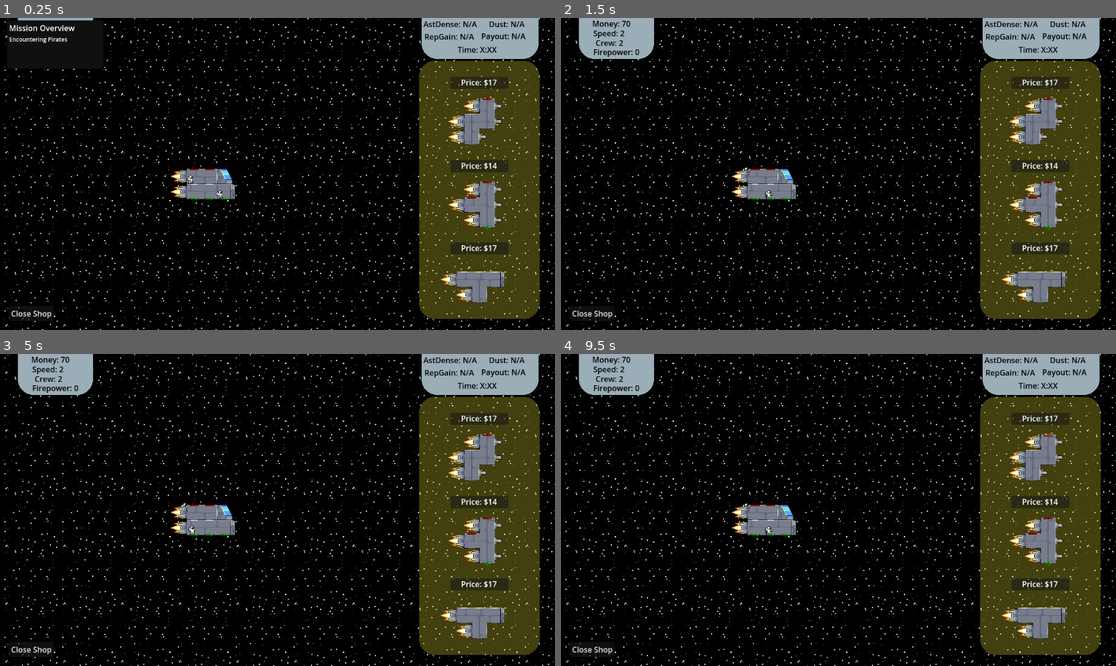
Above: before the commit, frames 1-4 (two rows, left to right).
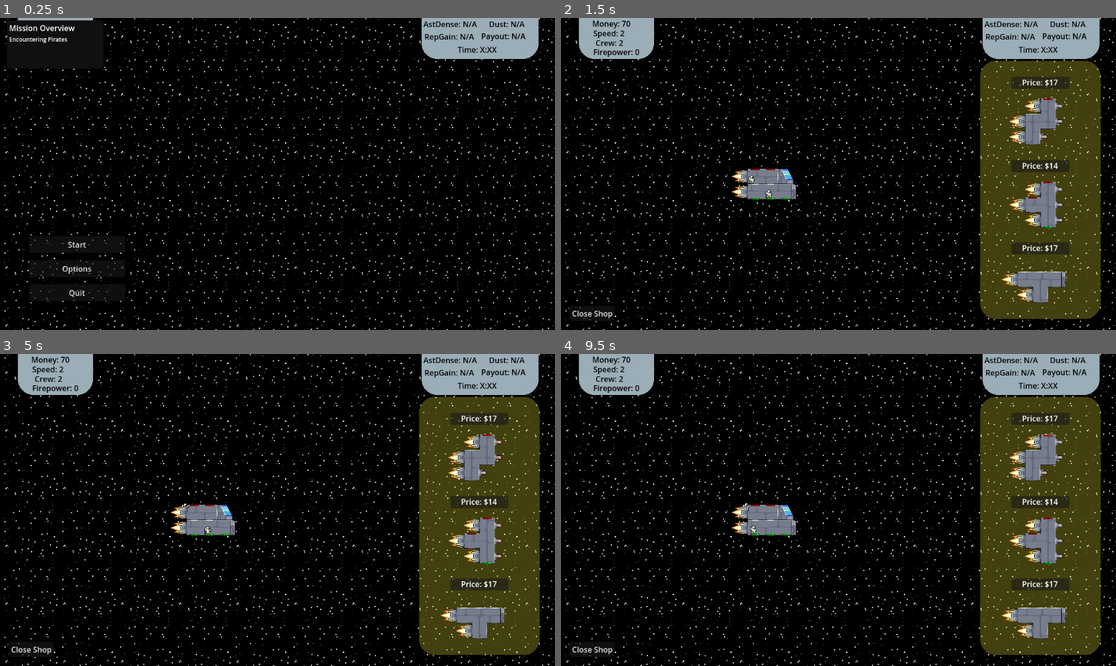
Above: after the commit, the same moments.

Repository: TreadTheDawnGames/GodotWildJam81
Game: Godot game, scene res://game.tscn
Same seed, same stepped clock (60 frames per second), same inputs: the game is played once before the commit and once after it. The engine's default icon, where the game draws it, is replaced by a stand-in: a white triangle on a blue panel in a dark square. Sound files missing from this copy of the repository are replaced by a short silence.
Inputs (mouse positions are in pixels of both pictures, inside the frame that each line leads up to):
- Up to frame 1 (0.25 s): no input
- Up to frame 2 (1.5 s): click (638, 245) at 0.5 s, where only the run after the commit has a clickable "Start"; tap Enter at 1.25 s; drag from (771, 192) to (1049, 105) at 1.27 s
- Up to frame 3 (5 s): tap Space at 2, 3.5 s; drag from (227, 513) to (488, 441) at 2.02 s; tap Enter at 2.75, 4.25 s; move the mouse to (210, 513) at 2.77 s; press the mouse at (210, 513) at 2.78 s; hold D (shipRIGHT) 2.78-3.5 s; release the mouse at (210, 513) at 3.5 s; drag from (194, 513) to (488, 456) at 3.52 s; drag from (194, 528) to (471, 456) at 4.27 s
- Up to frame 4 (9.5 s): drag from (788, 528) to (1032, 456) at 5.02 s; move the mouse to (1049, 441) at 5.77 s; press the mouse at (1049, 441) at 5.78 s; hold S (shipDOWN) 5.78-6.5 s; release the mouse at (1049, 441) at 6.5 s; drag from (1049, 456) to (755, 513) at 6.52 s; drag from (1032, 456) to (755, 528) at 7.27 s; drag from (949, 494) to (755, 528) at 8.02 s; move the mouse to (1032, 541) at 8.77 s; press the mouse at (1032, 541) at 8.78 s; hold S (shipDOWN) from 8.78 s (still down)

The runs differ from the first frame. In frame 1, 19% of the frame differs, in the area x 2-98%, y 13-97%; in frame 2, less than 0.1%; in frame 3, less than 0.1%; in frame 4, less than 0.1%.

Commit message:
Fixed pirate spawn too soon

Diff:
--- a/Scenes/LevelScenes/level.tscn
+++ b/Scenes/LevelScenes/level.tscn
@@ -21,7 +21,7 @@
 [node name="PirateSpawner" parent="." instance=ExtResource("3_f0wf7")]
 
 [node name="pirateTimer" type="Timer" parent="PirateSpawner"]
-wait_time = 0.1
+wait_time = 10.0
 autostart = true
 
 [node name="AsteroidSpawner" parent="." instance=ExtResource("2_54rtb")]
--- a/Scenes/UI/space_map.gd
+++ b/Scenes/UI/space_map.gd
@@ -4,7 +4,6 @@
 var cruiser : Cruiser
 # Called when the node enters the scene tree for the first time.
 func _ready() -> void:
-	%SpaceMapBGM
 	cruiser = get_node("Cruiser")
 	pass
 
--- a/Scenes/debug.gd
+++ b/Scenes/debug.gd
@@ -20,7 +20,7 @@
 	get_node("PlayerShip").EnterStorage()
 	ResetMap()
 	GlobalPlayerInfo.AddMoney(50)
-	TransitionToShop()
+	TransitionToMainMenu()
 	Background.StopScroll()
 
 func loadGameSettings():
--- a/Scripts/UI/VolumeSlider.gd
+++ b/Scripts/UI/VolumeSlider.gd
@@ -11,7 +11,7 @@
 		AudioServer.get_bus_volume_db(busIndex)
 	)
 
-func onValueChanged(value: float) -> void:
+func onValueChanged(myValue: float) -> void:
 	AudioServer.set_bus_volume_db(
 		busIndex,
 		linear_to_db(value)
Not shown: 1 places in Scenes/ShipBuilder/shipyard.tscn that only renumber resources
Not shown: 1 places in Scenes/UI/MainMenu.tscn that only renumber resources
Not shown: 1 places in default_bus_layout.tres that only renumber resources
Not shown: 1 places in game.tscn that only renumber resources
